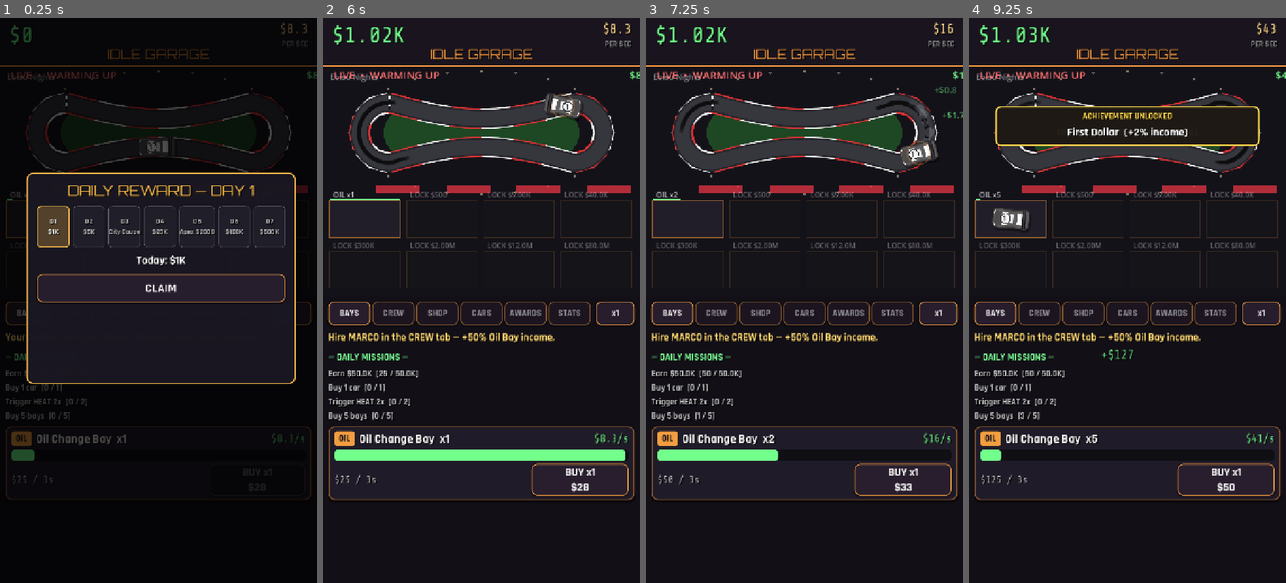
Above: before the commit, frames 1-4 (left to right).
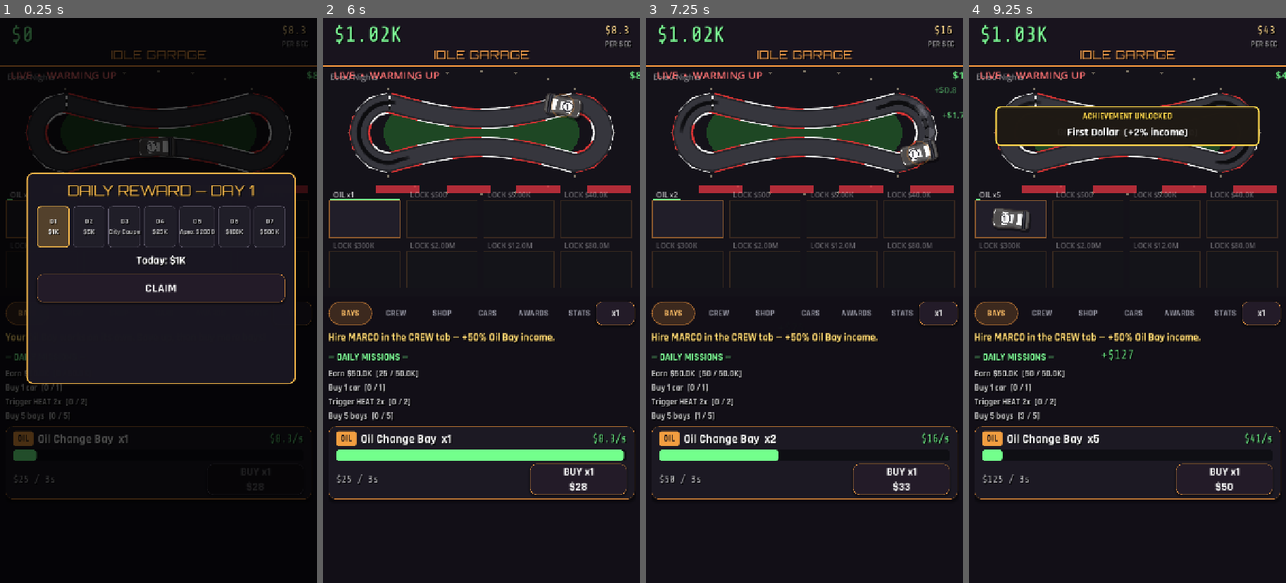
Above: after the commit, the same moments.

Repository: Thefreatbandz/idle-garage
Game: Godot game, scene res://scenes/main.tscn
The game is run twice, just before and just after one commit, with the same random seed, the same clock (stepped at 60 frames per second) and the same inputs.
Inputs:
- Up to frame 1 (0.25 s): no input
- Up to frame 2 (6 s): click "BAYS" at 0.5 s; click "CREW" at 1.25 s; click "SHOP" at 2 s; click "CARS" at 2.75 s; click "AWARDS" at 3.5 s; click "STATS" at 4.25 s; click "x1" at 5 s; click "CLAIM" at 5.75 s
- Up to frame 3 (7.25 s): click "BUY x1 $28" at 6.5 s
- Up to frame 4 (9.25 s): click "BUY x1 $33" at 7.25 s; click "BUY x1 $38" at 8 s; click "BUY x1 $43" at 8.75 s

The runs differ from the first frame. In frame 1, 1.6% of the frame differs, in the area x 1-99%, y 0-86%; in frame 2, 3.5%; in frame 3, 3.5%; in frame 4, 3.5%.

Commit message:
v11.1: cleaner UI — pill tabs, refined cards/buttons/header

Diff:
--- a/scripts/ui.gd
+++ b/scripts/ui.gd
@@ -46,15 +46,15 @@
 	accent.position = Vector2(0, 107)
 	accent.size = Vector2(720, 3)
 	add_child(accent)
-	_cash_l = _label("$0", 52, Vector2(20, 8), FONT_MONO, Color(0.45, 1.0, 0.55))
+	_cash_l = _label("$0", 48, Vector2(24, 10), FONT_MONO, Color(0.50, 1.0, 0.60))
 	add_child(_cash_l)
-	var title := _label("IDLE GARAGE", 30, Vector2(0, 62), FONT_DISPLAY, Color(1.0, 0.62, 0.25))
+	var title := _label("IDLE GARAGE", 28, Vector2(0, 64), FONT_DISPLAY, Color(1.0, 0.65, 0.30))
 	title.horizontal_alignment = HORIZONTAL_ALIGNMENT_CENTER
-	title.custom_minimum_size = Vector2(720, 40)
+	title.custom_minimum_size = Vector2(720, 38)
 	add_child(title)
-	_ips_l = _label("", 30, Vector2(720 - 220, 8), FONT_MONO, Color(1.0, 0.85, 0.55))
+	_ips_l = _label("", 26, Vector2(720 - 220, 12), FONT_MONO, Color(1.0, 0.85, 0.55))
 	_ips_l.horizontal_alignment = HORIZONTAL_ALIGNMENT_RIGHT
-	_ips_l.custom_minimum_size = Vector2(200, 40)
+	_ips_l.custom_minimum_size = Vector2(196, 36)
 	add_child(_ips_l)
 	var ips_cap := _label("PER SEC", 18, Vector2(720 - 220, 48), FONT_HUD, Color(1, 1, 1, 0.5))
 	ips_cap.horizontal_alignment = HORIZONTAL_ALIGNMENT_RIGHT
@@ -67,12 +67,28 @@
 	preview.size = Vector2(720, 520)
 	add_child(preview)
 	_preview = preview
-	# tabs (6 tabs + bulk in one row)
+	# tabs (6 tabs + bulk in one row) — clean pill style
 	var tabs := ["BAYS", "CREW", "SHOP", "CARS", "AWARDS", "STATS"]
 	for ti in range(6):
-		var tb := _button(tabs[ti], Vector2(12 + ti * 100, 642), Vector2(96, 54), 20)
+		var tb := Button.new()
+		tb.text = tabs[ti]
+		tb.position = Vector2(12 + ti * 104, 642)
+		tb.custom_minimum_size = Vector2(100, 54)
+		tb.size = Vector2(100, 54)
+		tb.add_theme_font_size_override("font_size", 19)
+		tb.add_theme_font_override("font", FONT_HUD)
+		tb.add_theme_color_override("font_color", Color(0.65, 0.65, 0.70))
+		# clean pill stylebox
+		var tbn := StyleBoxFlat.new()
+		tbn.bg_color = Color(0, 0, 0, 0)
+		tbn.set_corner_radius_all(27)
+		tb.add_theme_stylebox_override("normal", tbn)
+		tb.add_theme_stylebox_override("hover", tbn)
+		tb.add_theme_stylebox_override("pressed", tbn)
+		tb.add_theme_stylebox_override("focus", StyleBoxEmpty.new())
 		var idx := ti
 		tb.pressed.connect(func(): _set_tab(idx))
+		add_child(tb)
 		_tab_btns.append(tb)
 	# bulk toggle (right side of tab row)
 	_bulk_btn = _button("x1", Vector2(720 - 100, 642), Vector2(88, 54), 20)
@@ -123,13 +139,13 @@
 	b.add_theme_font_override("font", FONT_HUD)
 	b.add_theme_color_override("font_color", Color(1, 1, 1, 0.95))
 	var sb := StyleBoxFlat.new()
-	sb.bg_color = Color(0.16, 0.12, 0.18, 0.95)
-	sb.border_color = Color(1.0, 0.65, 0.28, 0.9)
-	sb.set_border_width_all(2)
-	sb.set_corner_radius_all(12)
-	sb.shadow_color = Color(0, 0, 0, 0.4)
-	sb.shadow_size = 4
-	sb.shadow_offset = Vector2(0, 2)
+	sb.bg_color = Color(0.14, 0.11, 0.16, 0.96)
+	sb.border_color = Color(1.0, 0.65, 0.28, 0.55)
+	sb.set_border_width_all(1)
+	sb.set_corner_radius_all(14)
+	sb.shadow_color = Color(0, 0, 0, 0.35)
+	sb.shadow_size = 5
+	sb.shadow_offset = Vector2(0, 3)
 	b.add_theme_stylebox_override("normal", sb)
 	var sbp := sb.duplicate() as StyleBoxFlat
 	sbp.bg_color = Color(0.90, 0.48, 0.18, 0.98)
@@ -166,17 +182,17 @@
 	_refresh_missions()
 	for i in range(10):
 		var card := PanelContainer.new()
-		card.custom_minimum_size = Vector2(680, 150)
+		card.custom_minimum_size = Vector2(680, 156)
 		var sb := StyleBoxFlat.new()
-		sb.bg_color = Color(0.13, 0.11, 0.16, 0.97)
-		sb.border_color = Color(1.0, 0.62, 0.25, 0.55)
-		sb.set_border_width_all(2)
-		sb.set_corner_radius_all(14)
-		sb.shadow_color = Color(0, 0, 0, 0.5)
-		sb.shadow_size = 6
-		sb.shadow_offset = Vector2(0, 3)
-		sb.content_margin_left = 14
-		sb.content_margin_right = 14
+		sb.bg_color = Color(0.11, 0.10, 0.14, 0.98)
+		sb.border_color = Color(1.0, 0.62, 0.25, 0.35)
+		sb.set_border_width_all(1)
+		sb.set_corner_radius_all(16)
+		sb.shadow_color = Color(0, 0, 0, 0.4)
+		sb.shadow_size = 8
+		sb.shadow_offset = Vector2(0, 4)
+		sb.content_margin_left = 18
+		sb.content_margin_right = 18
 		sb.content_margin_top = 10
 		sb.content_margin_bottom = 10
 		card.add_theme_stylebox_override("panel", sb)
@@ -594,9 +610,22 @@
 	_tab = t
 	for i in range(6):
 		_panels[i].visible = i == t
-		# highlight active tab
+		# clean pill active state
 		var tb: Button = _tab_btns[i]
-		tb.modulate = Color(1, 1, 1) if i == t else Color(1, 1, 1, 0.55)
+		if i == t:
+			var act := StyleBoxFlat.new()
+			act.bg_color = Color(1.0, 0.62, 0.25, 0.18)
+			act.set_corner_radius_all(27)
+			act.border_color = Color(1.0, 0.62, 0.25, 0.6)
+			act.set_border_width_all(2)
+			tb.add_theme_stylebox_override("normal", act)
+			tb.add_theme_color_override("font_color", Color(1.0, 0.75, 0.40))
+		else:
+			var ina := StyleBoxFlat.new()
+			ina.bg_color = Color(0, 0, 0, 0)
+			ina.set_corner_radius_all(27)
+			tb.add_theme_stylebox_override("normal", ina)
+			tb.add_theme_color_override("font_color", Color(0.55, 0.55, 0.60))
 	if t == 3:
 		_refresh_cars()
 	if t == 4:
Not shown, changed: build/web/index.html
Not shown, changed: build/web/index.pck
Not shown, changed: docs/index.html
Not shown, changed: docs/index.pck
